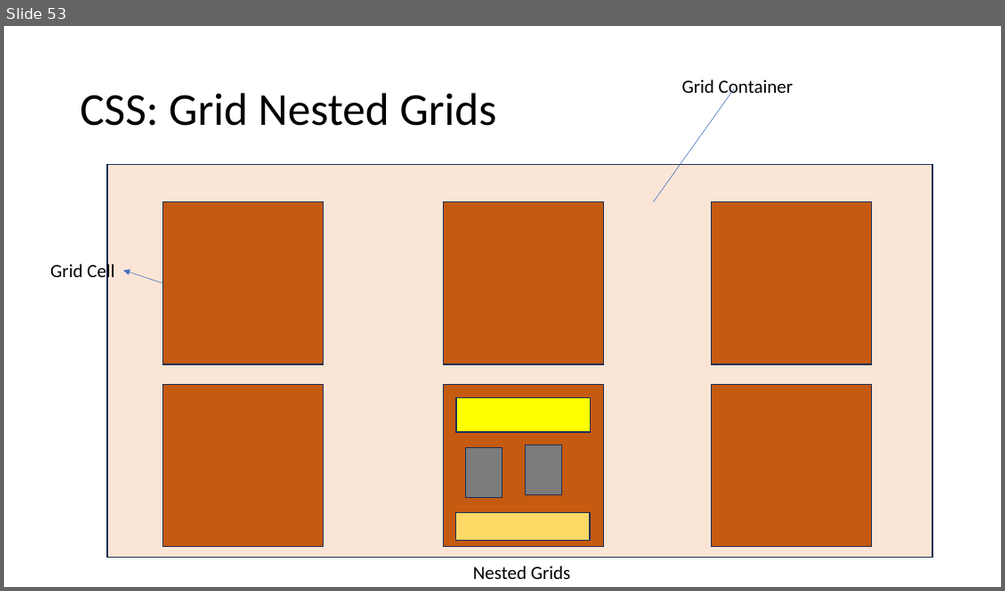
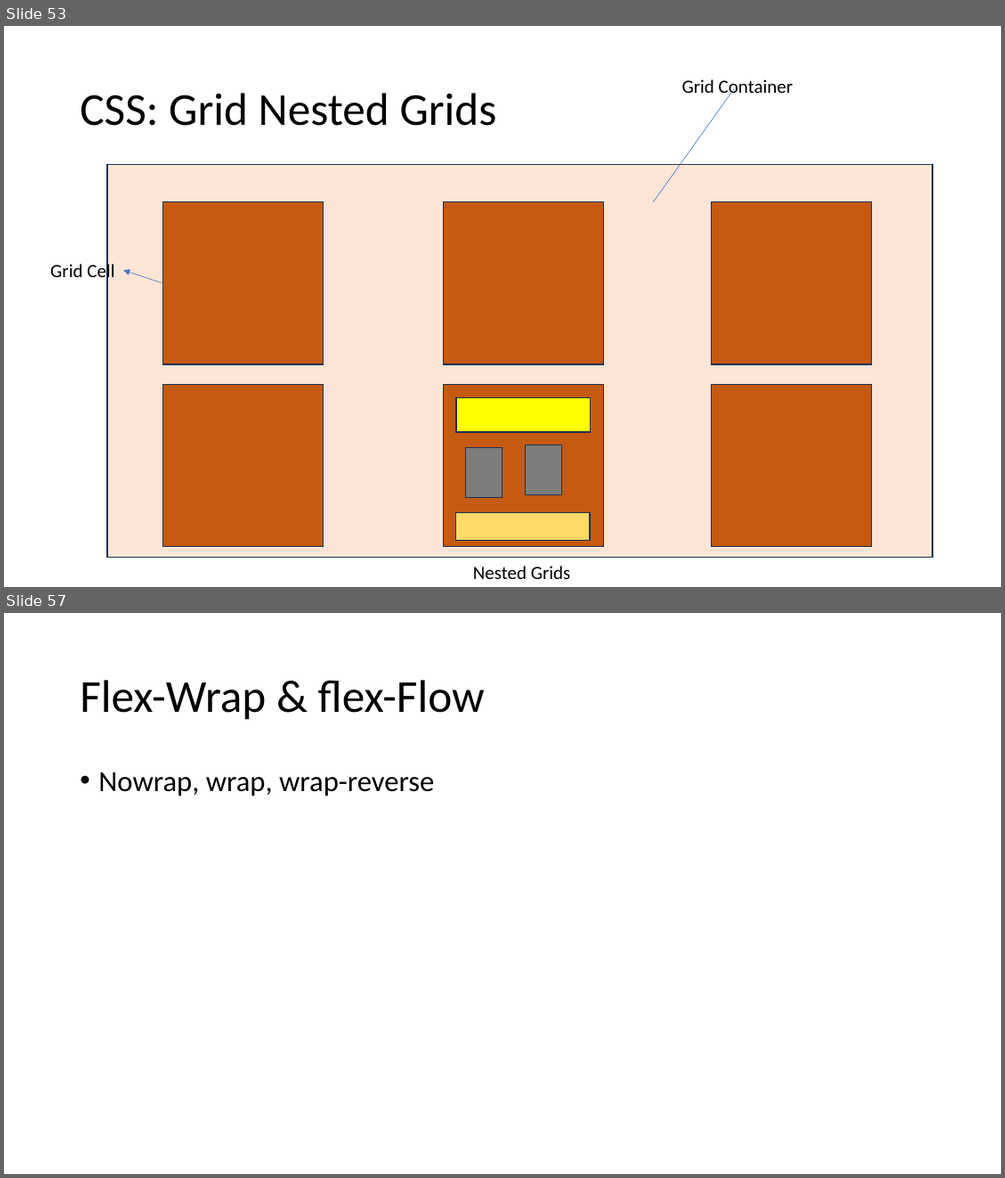
Before and after one commit to PiyushChaturvedii/Batch05, a slide deck: CSS3.pptx. Shown one above the other, each under a label of ours: slide 53 before the commit, slides 53 and 57 after it; the slides between them are not shown. The pictures are 1005x591 and 1005x1178 pixels, drawn with LibreOffice and Linux fonts; fonts in the diff are those of the drawing. Boxes give left, top, right and bottom in pixels: in the first picture for what was removed or moved away, otherwise in the second. Text is boxed around its words. In the diff, an @@ line names an element or a change of style, - is before the commit and + after.

```diff
--- a/CSS3.pptx
+++ b/CSS3.pptx
@@ slide 57 added at box(4, 613, 1001, 1174), background #FFFFFF @@
@@ title added at box(80, 680, 485, 720), 44 pt, text #000000 @@
+Flex-Wrap & flex-Flow
@@ text added at box(98, 772, 434, 796), 28 pt, text #000000 @@
+• Nowrap, wrap, wrap-reverse
```
Also in this commit, not shown: 3 other slides added, 6 other files.
